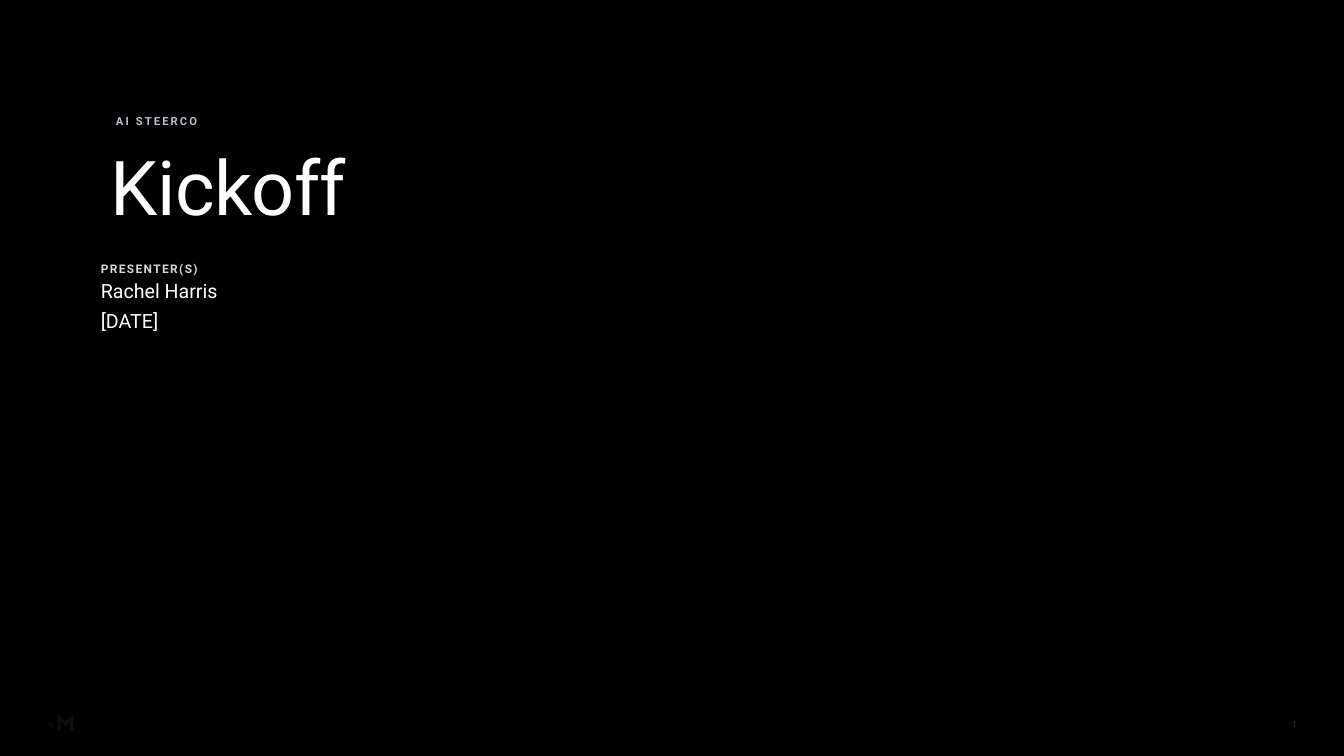
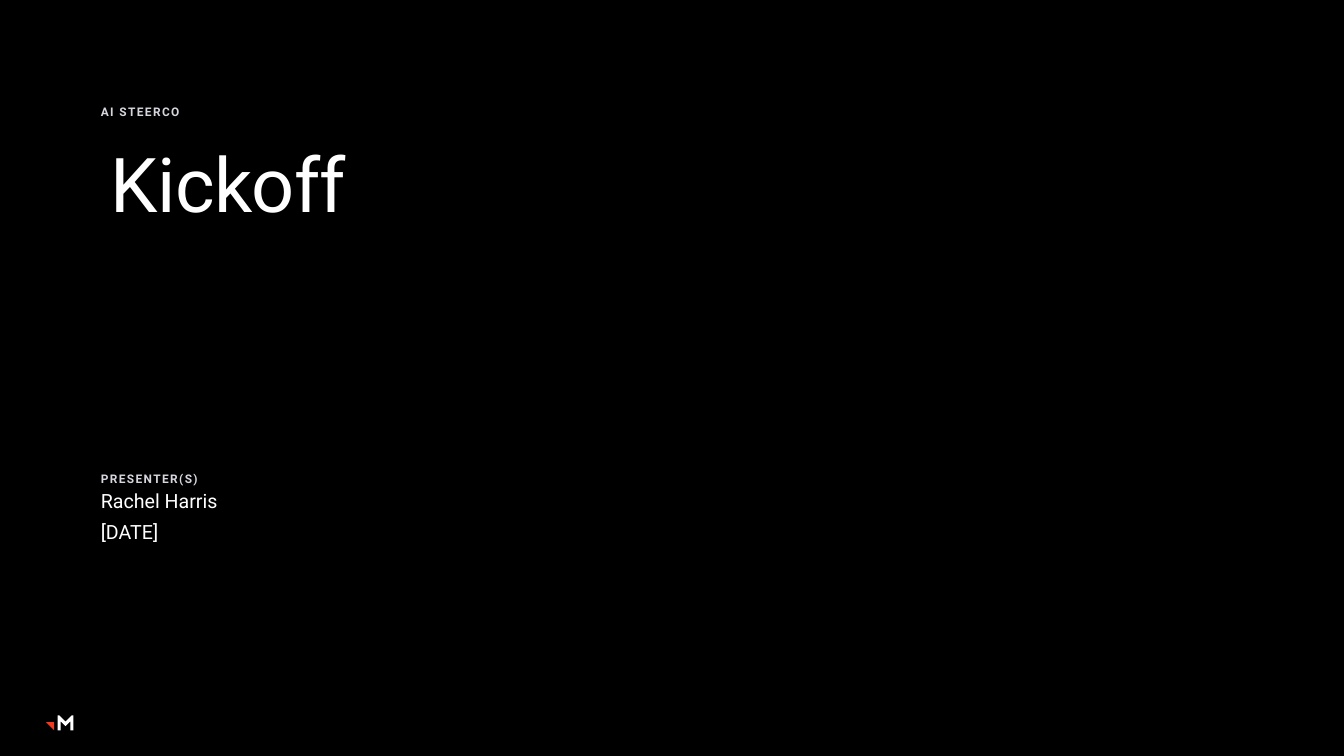
Before and after one commit to RachelHarrisMerkle/BasicMerkle, a slide deck: slide 1 of AI_Steerco_Kickoff_Shell.pptx. Drawn at 1344x756 pixels with LibreOffice and Linux fonts; fonts in the diff are those of the drawing; background and template pictures are left out; a plain dark background stands for a picture behind light text. Boxes give left, top, right and bottom in pixels: in the first picture for what was removed or moved away, otherwise in the second. Text is boxed around its words. In the diff, an @@ line names an element or a change of style, - is before the commit and + after.

```diff
--- a/AI_Steerco_Kickoff_Shell.pptx
+++ b/AI_Steerco_Kickoff_Shell.pptx
@@ rectangle removed at (0, 0, 1344, 756) @@
@@ rectangle removed at (0, 0, 1344, 756) @@
@@ rounded rectangle removed at (71, 76, 797, 399) @@
@@ text "AI STEERCO" at (101, 107, 179, 116): size 8 to 8.5 pt, text colour #BDBDCC to #D6D6DF, letter spacing 1.5 to 1 pt; less space between paragraphs; vertical alignment bottom to top @@
@@ title "Kickoff" at (111, 154, 346, 213): line spacing 0.9 to 0.85 @@
@@ text "PRESENTER(S)": place and size @@
-text "PRESENTER(S)" at (101, 264, 218, 331)
+text "PRESENTER(S)" at (101, 474, 218, 542)
@@ page number removed at (1291, 722, 1297, 728) @@
-1
```
Also in this commit, not shown: 15 other slides changed.
